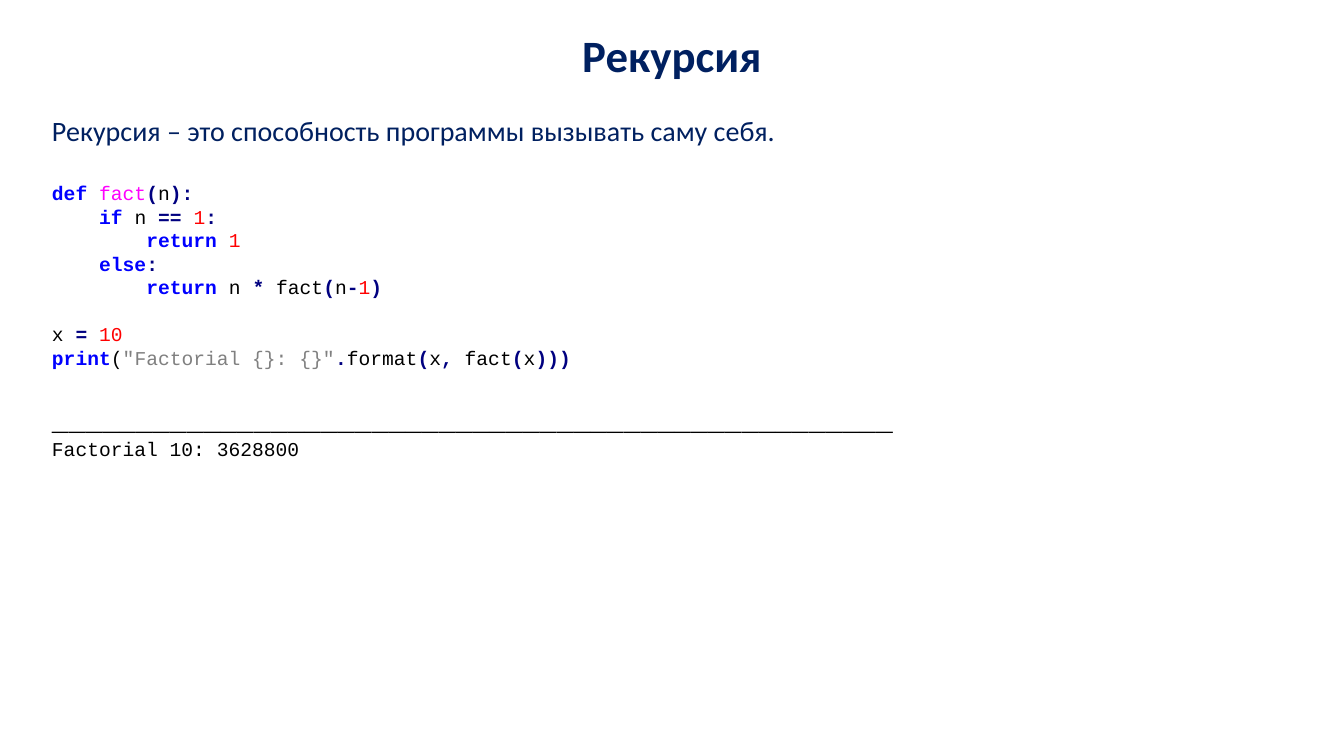
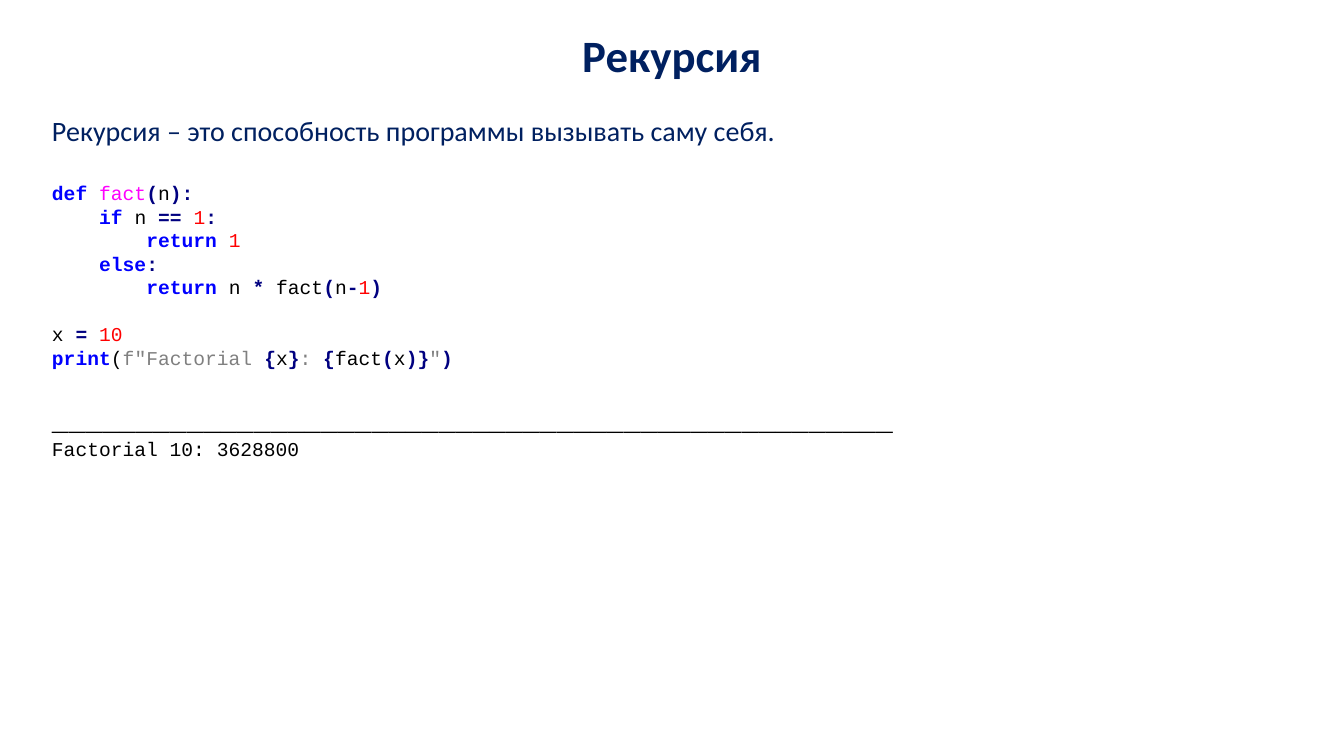
Before and after one commit to vamishnin/PythonCoursePro, a slide deck: slide 31 of Lectures/py_lec_4.pptx. Drawn at 1344x756 pixels with LibreOffice and Linux fonts; fonts in the diff are those of the drawing; background and template pictures are left out. Boxes give left, top, right and bottom in pixels: in the first picture for what was removed or moved away, otherwise in the second. Text is boxed around its words. In the diff, an @@ line names an element or a change of style, - is before the commit and + after.

```diff
--- a/Lectures/py_lec_4.pptx
+++ b/Lectures/py_lec_4.pptx
@@ text at (52, 351, 453, 369): text changed @@
-print("Factorial {}: {}".format(x, fact(x)))
+print(f"Factorial {x}: {fact(x)}")
```
Also in this commit, not shown: 11 other slides changed, 7 other files.
